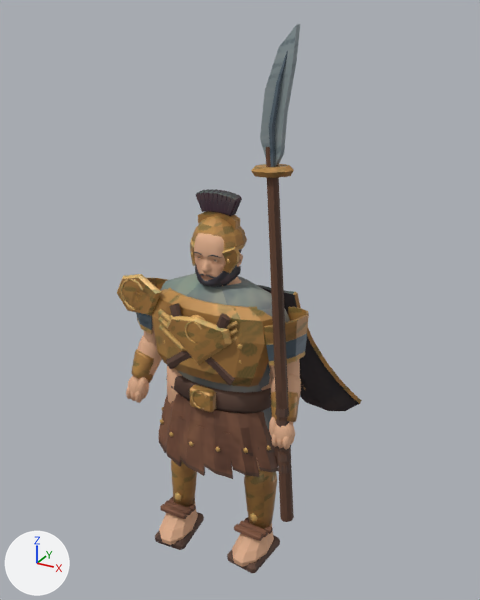
One commit to the glTF model public/assets/models/vindex.glb: the scene before it, then after it.
Both versions are drawn from a 50 mm camera at (1.41, -2.36, 2.56) aimed at (0.02, 0.16, 1.3). The lights are fixed; the arrows at lower left show +X, +Y and +Z. The first picture is the older version. Vertices at exactly the same position are counted once.

Names of what the first picture shows: 'vindex'.
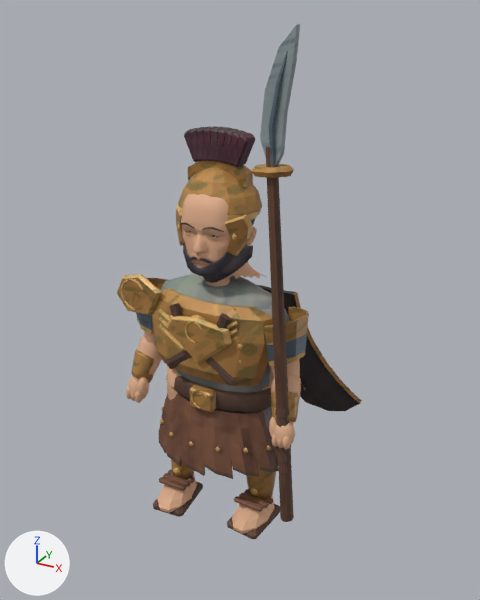
The newer file is also rescaled (x1.04), turned or shifted as a whole; pictures and numbers use the older file's frame.

Location of each change, [x1, y1, x2, y2] in pixels of the pictures (480 x 600 px; the box of a moved part takes in the faces that stretch with it):
'vindex', reshaped (6% shorter): before [117, 24, 362, 573]; after [117, 24, 362, 539]
part 1 of me_vindex_color_and_skin, moved or reshaped: before [198, 211, 240, 230]; after [188, 161, 253, 188]
part 2 of me_vindex_color_and_skin, moved or reshaped: before [196, 190, 205, 212]; after [184, 128, 198, 162]
part 3 of me_vindex_color_and_skin, moved or reshaped: before [200, 189, 209, 212]; after [190, 127, 205, 161]
part 4 of me_vindex_color_and_skin, moved or reshaped: before [204, 189, 213, 212]; after [197, 126, 210, 161]
part 5 of me_vindex_color_and_skin, moved or reshaped: before [209, 189, 217, 212]; after [204, 126, 217, 161]
part 6 of me_vindex_color_and_skin, moved or reshaped: before [213, 190, 222, 213]; after [211, 127, 225, 162]
part 7 of me_vindex_color_and_skin, moved or reshaped: before [217, 190, 227, 213]; after [217, 127, 232, 163]
part 8 of me_vindex_color_and_skin, moved or reshaped: before [220, 191, 232, 214]; after [222, 129, 240, 164]
part 9 of me_vindex_color_and_skin, moved or reshaped: before [224, 193, 236, 215]; after [227, 130, 247, 165]
part 10 of me_vindex_color_and_skin, moved or reshaped: before [227, 195, 242, 216]; after [231, 133, 256, 167]
part 11 of me_vindex_color_and_skin, moved or reshaped: before [192, 240, 246, 251]; after [179, 205, 261, 221]
part 12 of me_vindex_color_and_skin, moved or reshaped: before [192, 216, 247, 248]; after [178, 167, 262, 216]
part 13 of me_vindex_color_and_skin, moved or reshaped: before [206, 275, 215, 278]; after [200, 258, 213, 264]
part 14 of me_vindex_color_and_skin, moved or reshaped: before [195, 263, 241, 287]; after [183, 242, 253, 283]
part 15 of me_vindex_color_and_skin, moved or reshaped: before [190, 233, 243, 285]; after [176, 194, 266, 279]
part 16 of me_vindex_color_and_skin, moved or reshaped: before [155, 366, 280, 573]; after [153, 366, 280, 539]
part 17 of me_vindex_color_and_skin, surface changed: before [139, 189, 295, 563]; after [139, 126, 295, 531]
part 18 of me_vindex_color_and_skin, edited (looks the same): [117, 24, 357, 521] in both

What changed in the scene script:
```text
Change me_vindex_color_and_skin:
    remove me_vindex_color_and_skin.from_pydata(...)  # 7744 vertices, 14810 faces; spans x -0.52..0.56, y -0.23..0.5, z -0.01..2.51
    add me_vindex_color_and_skin.from_pydata(...)  # 7744 vertices, 14810 faces; spans x -0.52..0.56, y -0.23..0.5, z 0.21..2.51
    me_vindex_color_and_skin part 1: the loose piece of 20 vertices spanning x -0.09..0.09, y -0.01..0.04, z 1.7..1.78 is scaled about its middle by 1.5, then moved by (0.0, 0.01, 0.2)
    me_vindex_color_and_skin part 2: the loose piece of 32 vertices spanning x -0.1..-0.05, y -0.01..0.04, z 1.76..1.85 is scaled about its middle by 1.5, then moved by (-0.04, 0.01, 0.23)
    me_vindex_color_and_skin part 3: the loose piece of 32 vertices spanning x -0.08..-0.03, y -0.01..0.04, z 1.76..1.85 is scaled about its middle by 1.5, then moved by (-0.03, 0.01, 0.24)
    me_vindex_color_and_skin part 4: the loose piece of 32 vertices spanning x -0.06..-0.02, y -0.01..0.04, z 1.76..1.85 is scaled about its middle by 1.5, then moved by (-0.02, 0.01, 0.24)
    me_vindex_color_and_skin part 5: the loose piece of 32 vertices spanning x -0.04..0.0, y -0.01..0.04, z 1.76..1.85 is scaled about its middle by 1.5, then moved by (-0.01, 0.01, 0.24)
    me_vindex_color_and_skin part 6: the loose piece of 32 vertices spanning x -0.01..0.01, y -0.01..0.04, z 1.77..1.85 is scaled about its middle by 1.5, then moved by (0.0, 0.01, 0.24)
    me_vindex_color_and_skin part 7: the loose piece of 32 vertices spanning x 0.0..0.04, y -0.01..0.04, z 1.76..1.85 is scaled about its middle by 1.5, then moved by (0.01, 0.01, 0.24)
    me_vindex_color_and_skin part 8: the loose piece of 32 vertices spanning x 0.02..0.06, y -0.01..0.04, z 1.76..1.85 is scaled about its middle by 1.5, then moved by (0.02, 0.01, 0.24)
    me_vindex_color_and_skin part 9: the loose piece of 32 vertices spanning x 0.03..0.08, y -0.01..0.04, z 1.76..1.85 is scaled about its middle by 1.5, then moved by (0.03, 0.01, 0.24)
    me_vindex_color_and_skin part 10: the loose piece of 32 vertices spanning x 0.05..0.1, y -0.01..0.04, z 1.76..1.85 is scaled about its middle by 1.5, then moved by (0.04, 0.01, 0.23)
    me_vindex_color_and_skin part 11: the loose piece of 56 vertices spanning x -0.12..0.12, y -0.09..0.12, z 1.61..1.64 is scaled about its middle by 1.5, then moved by (0.0, 0.01, 0.15)
    me_vindex_color_and_skin part 12: the loose piece of 84 vertices spanning x -0.13..0.13, y -0.09..0.12, z 1.62..1.75 is scaled about its middle by 1.5, then moved by (0.0, 0.01, 0.18)
    me_vindex_color_and_skin part 13: the loose piece of 60 vertices spanning x 0.01..0.04, y -0.11..-0.09, z 1.49..1.52 is moved by (0.01, -0.05, 0.09)
    me_vindex_color_and_skin part 14: the loose piece of 650 vertices spanning x -0.1..0.1, y -0.1..0.03, z 1.42..1.59 is scaled about its middle by 1.5, then moved by (0.0, -0.01, 0.09)
    me_vindex_color_and_skin part 15: 2133 of 7744 vertices moved; they spanned x -0.13..0.13, y -0.12..0.11, z 1.43..1.7 and now span x -0.19..0.19, y -0.18..0.16, z 1.47..1.89; mean shift (0.0, -0.02, 0.1); largest move (0.0, 0.02, 1.7) -> (0.0, 0.04, 1.89)
    me_vindex_color_and_skin part 16: 530 of the vertices in x -0.31..0.31, y -0.23..0.15, z -0.01..0.99 are scaled about their middle by (1, 1, 0.772), then moved by (0.0, 0.0, 0.11)
    me_vindex_color_and_skin part 17: 6949 kept faces spanning x -0.45..0.55, y -0.23..0.49, z 0.26..2.11 get new texture (UV) coordinates
    me_vindex_color_and_skin part 18: 4813 kept faces spanning x -0.52..0.55, y -0.22..0.5, z 0.21..2.51 get new vertex colours
    other edits to the shape of me_vindex_color_and_skin do not show in these pictures
```
